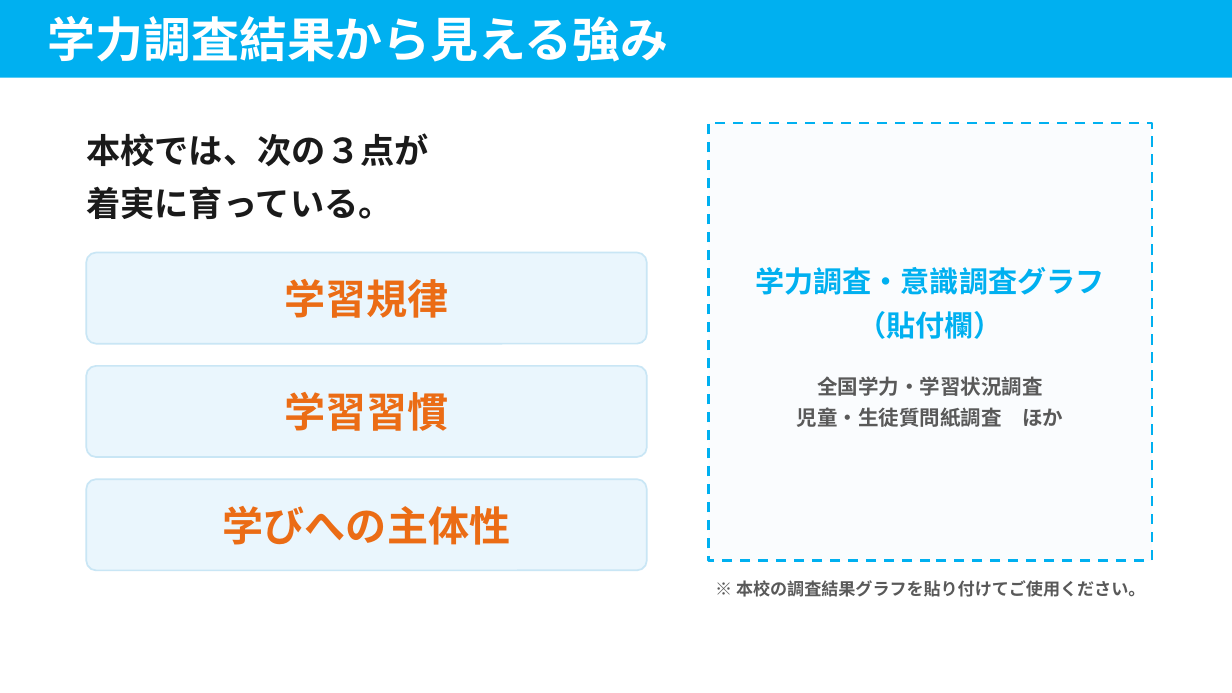
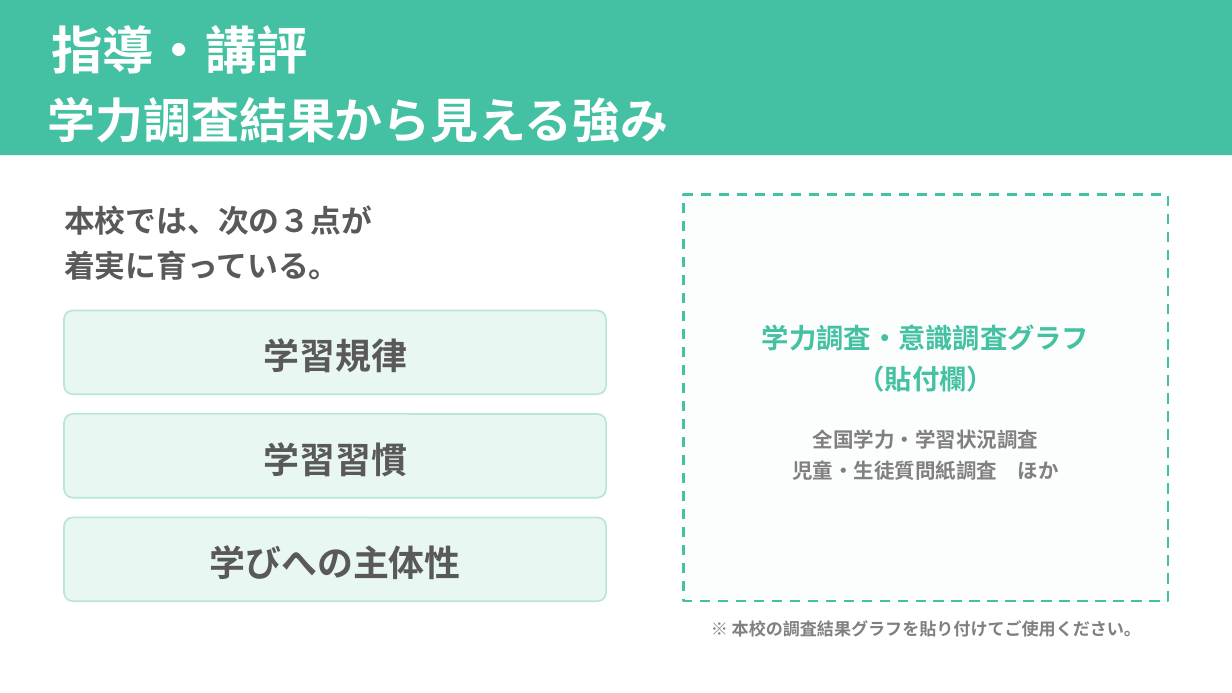
Before and after one commit to contynet730-star/con30, a slide deck: slide 5 of 指導課訪問_みらい青空学園/指導課訪問_５校時指導助言資料_みらい青空学園.pptx. Drawn at 1232x693 pixels with LibreOffice and Linux fonts; fonts in the diff are those of the drawing. Boxes give left, top, right and bottom in pixels: in the first picture for what was removed or moved away, otherwise in the second. Text is boxed around its words. In the diff, an @@ line names an element or a change of style, - is before the commit and + after.

```diff
--- a/指導課訪問_みらい青空学園/指導課訪問_５校時指導助言資料_みらい青空学園.pptx
+++ b/指導課訪問_みらい青空学園/指導課訪問_５校時指導助言資料_みらい青空学園.pptx
@@ rectangle "指導・講評": place and size @@
-rectangle "指導・講評" at <box>0,0,1232,78</box>
+rectangle "指導・講評" at <box>0,0,1232,155</box>
@@ rectangle "指導・講評" at <box>0,0,1232,155</box>: fill #00B0F0 to #44C1A3 @@
@@ text in rectangle at <box>51,25,308,74</box>: paragraph added @@
+指導・講評
@@ text in rectangle at <box>48,97,669,143</box>: line spacing 1 to 1.2 @@
@@ text "本校では、次の３点が": place and size @@
-text "本校では、次の３点が" at <box>86,133,429,219</box>
+text "本校では、次の３点が" at <box>64,205,372,280</box>
@@ text "本校では、次の３点が" at <box>64,205,372,280</box>: size 20 to 18 pt, text colour #1A1A1A to #595959; line spacing 1.3 to 1.2 @@
@@ rectangle: place and size @@
-rectangle at <box>708,123,1152,561</box>
+rectangle at <box>684,195,1168,601</box>
@@ rectangle at <box>684,195,1168,601</box>: fill #FAFCFE to #FBFEFD; outline #00B0F0 1.5 pt dashed to #44C1A3 1.5 pt dashed @@
@@ text "学力調査・意識調査グラフ": place and size @@
-text "学力調査・意識調査グラフ" at <box>755,267,1105,427</box>
+text "学力調査・意識調査グラフ" at <box>762,324,1089,480</box>
@@ text "学力調査・意識調査グラフ" at <box>762,324,1089,480</box>: size 17 to 16 pt, text colour #00B0F0 to #44C1A3 in "学力調査・意識調査グラフ", "（貼付欄）"; text colour #595959 to #808080 in "全国学力・学習状況調査", "児童・生徒質問紙調査 ほか" @@
@@ size 24 to 21 pt, text colour #EB6C15 to #595959; line spacing 1 to 1.15 in 3 elements at <box>209,545,461,579</box>, <box>263,442,407,477</box>, <box>263,338,407,373</box> @@
@@ text "学習規律": place and size @@
-text "学習規律" at <box>284,279,448,318</box>
+text "学習規律" at <box>263,338,407,373</box>
@@ fill #EAF6FD to #E9F7F3; outline #C9E6F5 1 pt to #B9E5DA 1 pt; proportions changed in 3 elements at <box>64,517,606,601</box>, <box>64,414,606,498</box>, <box>64,310,606,394</box> @@
@@ rounded rectangle: place and size @@
-rounded rectangle at <box>86,253,647,344</box>
+rounded rectangle at <box>64,310,606,394</box>
@@ text "学習習慣": place and size @@
-text "学習習慣" at <box>284,392,448,431</box>
+text "学習習慣" at <box>263,442,407,477</box>
@@ rounded rectangle: place and size @@
-rounded rectangle at <box>86,366,647,457</box>
+rounded rectangle at <box>64,414,606,498</box>
@@ text "学びへの主体性": place and size @@
-text "学びへの主体性" at <box>223,506,510,545</box>
+text "学びへの主体性" at <box>209,545,461,579</box>
@@ rounded rectangle: place and size @@
-rounded rectangle at <box>86,479,647,570</box>
+rounded rectangle at <box>64,517,606,601</box>
@@ text "※ 本校の調査結果グラフを貼り付けてご使用ください。": place and size @@
-text "※ 本校の調査結果グラフを貼り付けてご使用ください。" at <box>736,580,1145,597</box>
+text "※ 本校の調査結果グラフを貼り付けてご使用ください。" at <box>732,620,1141,637</box>
@@ text "※ 本校の調査結果グラフを貼り付けてご使用ください。" at <box>732,620,1141,637</box>: text colour #595959 to #808080 @@
```
Also in this commit, not shown: 13 other slides changed, 2 other files.
